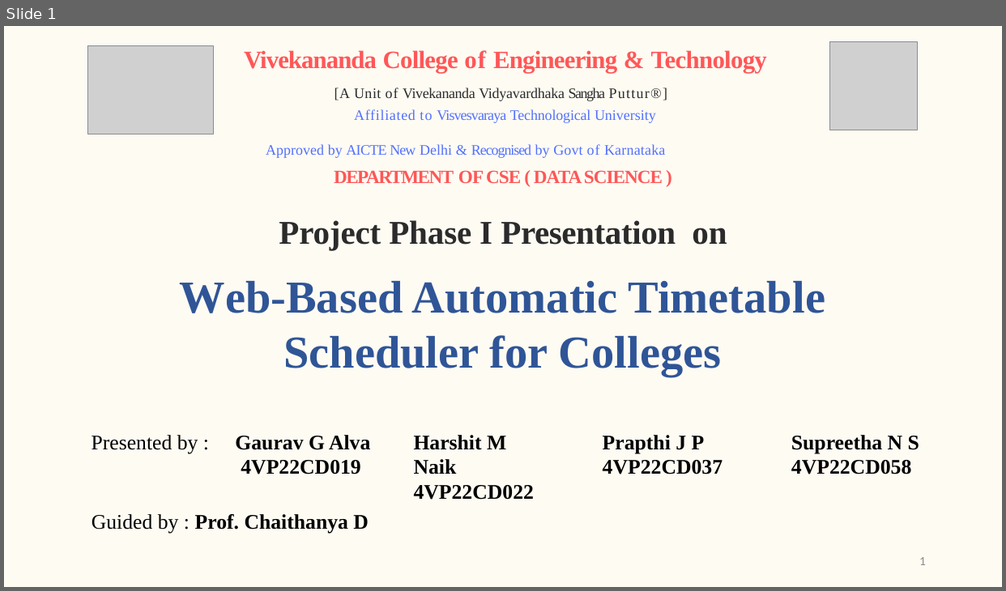
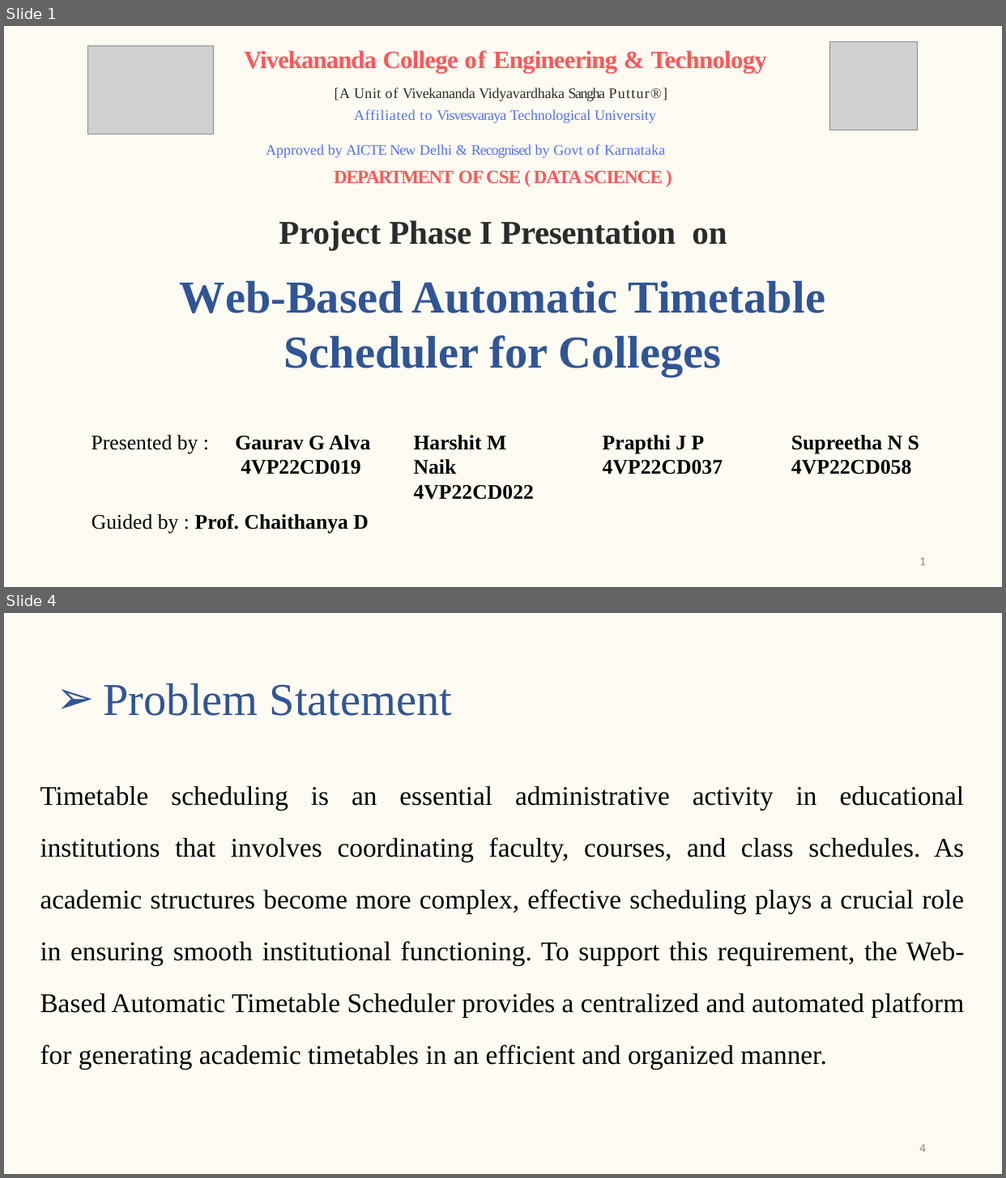
Before and after one commit to gaurav-g-alva/Collection, a slide deck: Project-Complete docs/Synopsis Presentation.pptx. Shown one above the other, each under a label of ours: slide 1 before the commit, slides 1 and 4 after it; the slides between them are not shown. The pictures are 1006x591 and 1006x1178 pixels, drawn with LibreOffice and Linux fonts; fonts in the diff are those of the drawing; grey boxes stand for pictures. Boxes give left, top, right and bottom in pixels: in the first picture for what was removed or moved away, otherwise in the second. Text is boxed around its words. In the diff, an @@ line names an element or a change of style, - is before the commit and + after.

```diff
--- a/Project-Complete docs/Synopsis Presentation.pptx
+++ b/Project-Complete docs/Synopsis Presentation.pptx
@@ slide 4 added at box(4, 613, 1002, 1174), background #FEF9E8 at 51% opacity @@
@@ title added at box(103, 683, 453, 716), 44 pt, text #2F5597 @@
+➢ Problem Statement
@@ text added at box(40, 786, 965, 1070), 26 pt, text #000000 @@
+Timetable scheduling is an essential administrative activity in educational institutions that involves coordinating faculty, courses, and class schedules. As academic structures become more complex, effective scheduling plays a crucial role in ensuring smooth institutional functioning. To support this requirement, the Web-Based Automatic Timetable Scheduler provides a centralized and automated platform for generating academic timetables in an efficient and organized manner.
@@ page number added at box(919, 1144, 926, 1152), 12 pt, text #8C8C8C @@
+4
```
Also in this commit, not shown: 6 slides changed, 8 other slides added, 2 slides removed, 1 other file.
